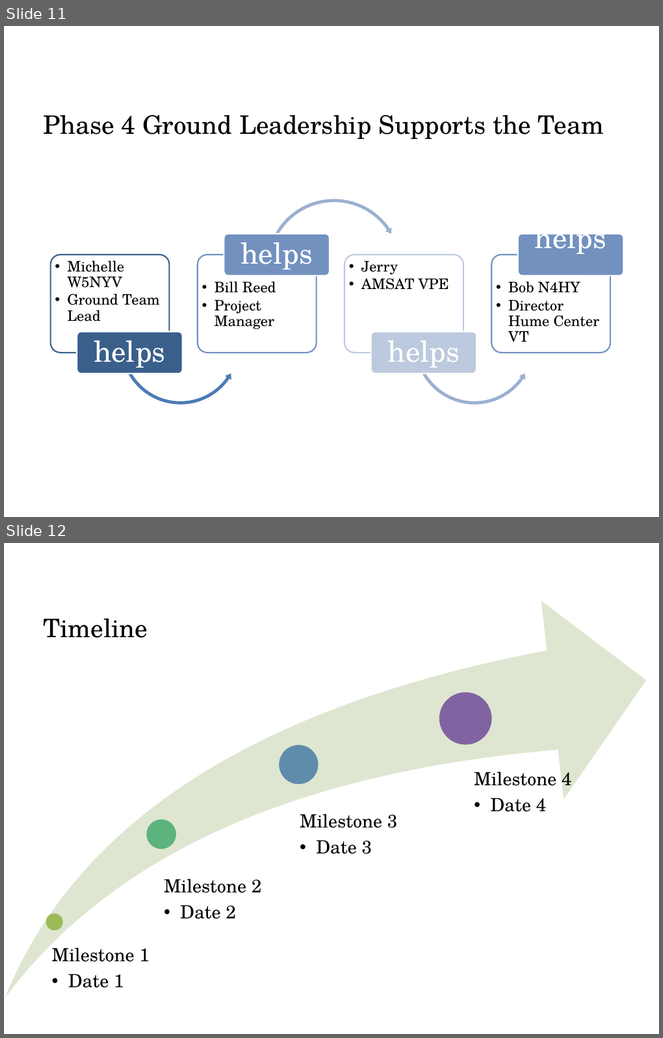
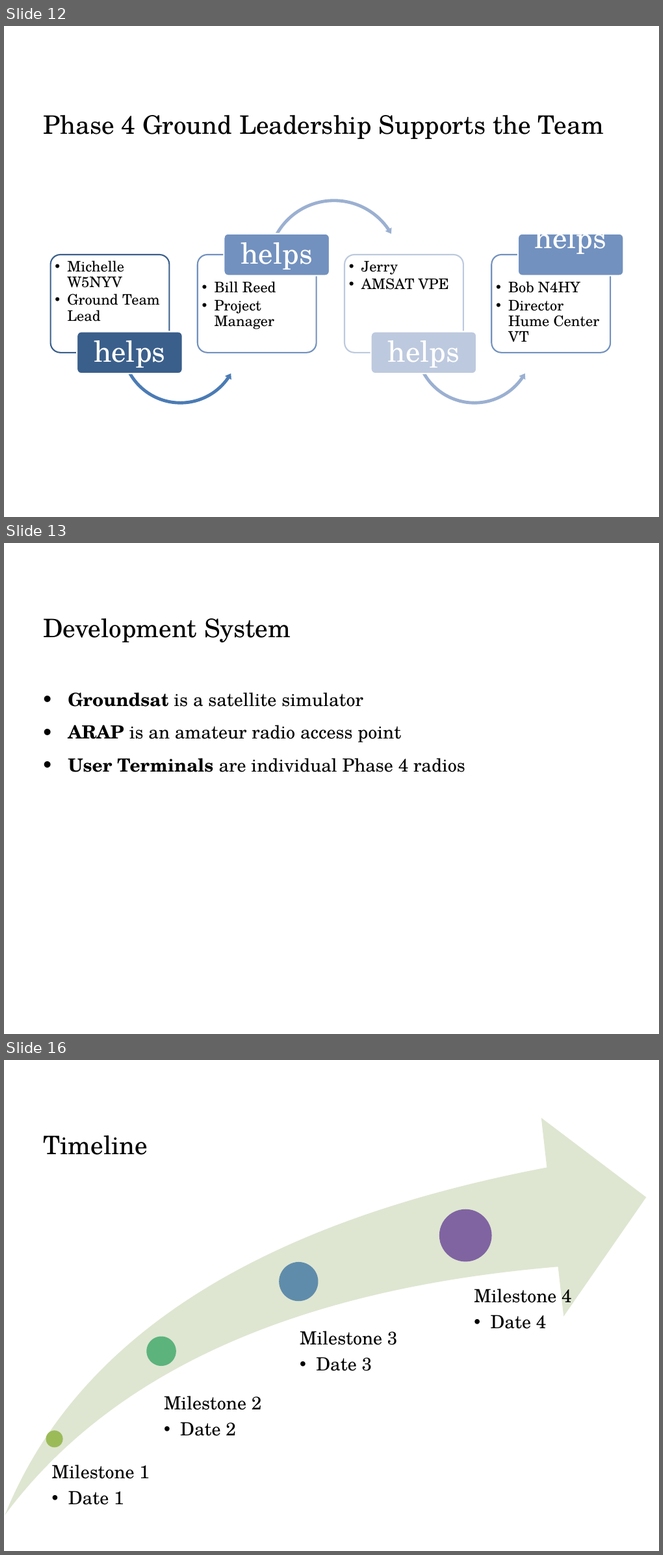
Before and after one commit to OpenResearchInstitute/documents, a slide deck: Papers_and_Presentations/PARC_4on4.pptx. Shown one above the other, each under a label of ours: slides 11 and 12 before the commit, slides 12, 13 and 16 after it; the slides between them are not shown. The pictures are 663x1038 and 663x1555 pixels, drawn with LibreOffice and Linux fonts; fonts in the diff are those of the drawing; background and template pictures are left out. Boxes give left, top, right and bottom in pixels: in the first picture for what was removed or moved away, otherwise in the second. Text is boxed around its words. In the diff, an @@ line names an element or a change of style, - is before the commit and + after.

Commit message:
Groundsat, ARAP, User Terminals
Slide added to talk about the different parts of the development system

```diff
--- a/Papers_and_Presentations/PARC_4on4.pptx
+++ b/Papers_and_Presentations/PARC_4on4.pptx
@@ slide 13 added at [4, 543, 659, 1034], background #FFFFFF @@
@@ title added at [43, 618, 291, 642], 28 pt, text #000000 @@
+Development System
@@ text added at [68, 693, 466, 772], 20 pt, text #000000 @@
+• Groundsat is a satellite simulator
+• ARAP is an amateur radio access point
+• User Terminals are individual Phase 4 radios
@@ what was slide 11 is now slide 12 @@
@@ what was slide 12 is now slide 16 @@
```
Also in this commit, not shown: 1 slide changed, 2 other slides added.
